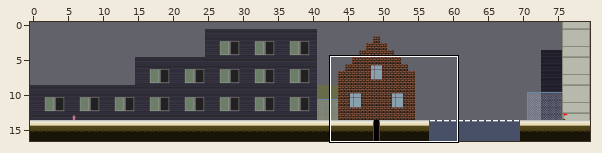
Two versions of a level (Tiled map, assets/tilemaps/level_3.tmx). Above, an overview of the earlier version with the close-up marked.
Close-up. Old version:
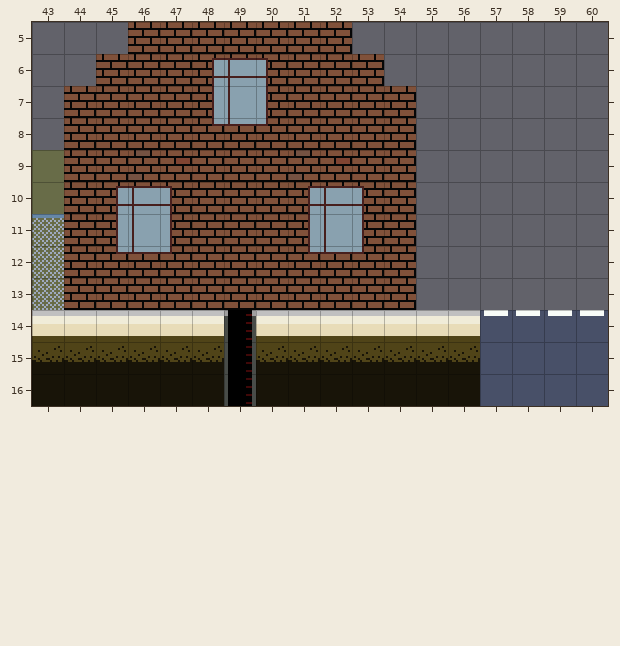
Cells are 16x16 px. Shown: x 43..60, y 5..16. The commit also changed other parts of the map, which this record leaves out.
Once edited:
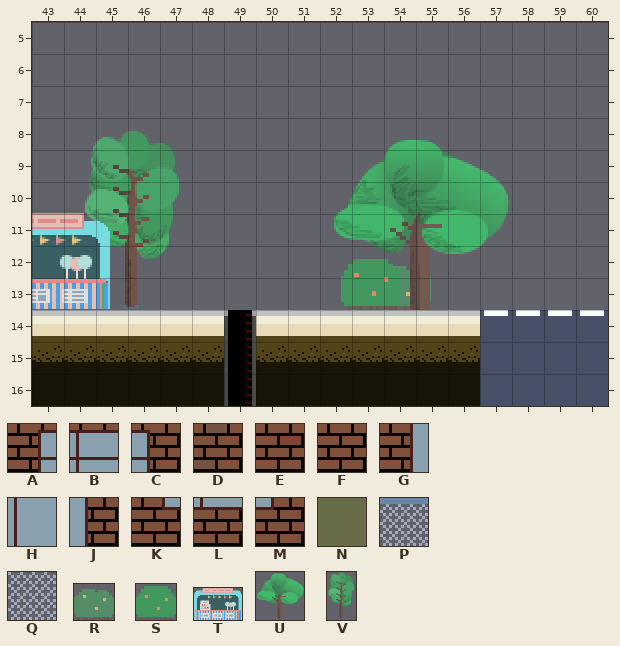
Key: from "bg": A 3, B 4, C 5, D 16, E 17, F 18, G 19, H 20, J 21, K 35, L 36, M 37, N 82, P 87, Q 103; from "city_objects": R 8 "bush_1", S 9 "bush_2", T 19 "shop_3", U 23 "tree_2", V 24 "tree_3".
_ is an empty cell.
Objects are placed by their top-left corner, in cells (3,4 is the top-left corner of cell 3,4); size is 1x1 cell unless given.
What changed:
Layer "Background2":
y 9..13: x 43 N -> _
Layer "Background1":
y 5: x 46..52 FFFFFFF -> _______
y 6: x 45..53 FFFABCFFF -> _________
y 7: x 44..54 FFFFGHJFFFF -> ___________
y 8: x 44..54 FFFFKLMFFFF -> ___________
y 9: x 44..54 FFDEFFFDEFF -> ___________
y 10: x 44..54 FABCFFFABCF -> ___________
y 11: x 43..54 PFGHJFFFGHJF -> ____________
y 12: x 43..54 QFKLMFFFKLMF -> ____________
y 13: x 43..54 QFFFFFFFFFFF -> ____________
Layer "CityObjects":
added: V "tree_3" at 44.5,8.3 size 3.4x5.6
added: T "shop_3" at 40.9,11 size 4.5x3
added: R "bush_1" at 53.8,12.4 size 1.6x1.6
added: S "bush_2" at 52.7,12.3 size 1.8x1.7
added: U "tree_2" at 52.3,8.5 size 5.6x5.6
Where, in picture pixels (left, top, right, bottom), the same in both close-ups:
changed: (32, 22, 510, 310)
